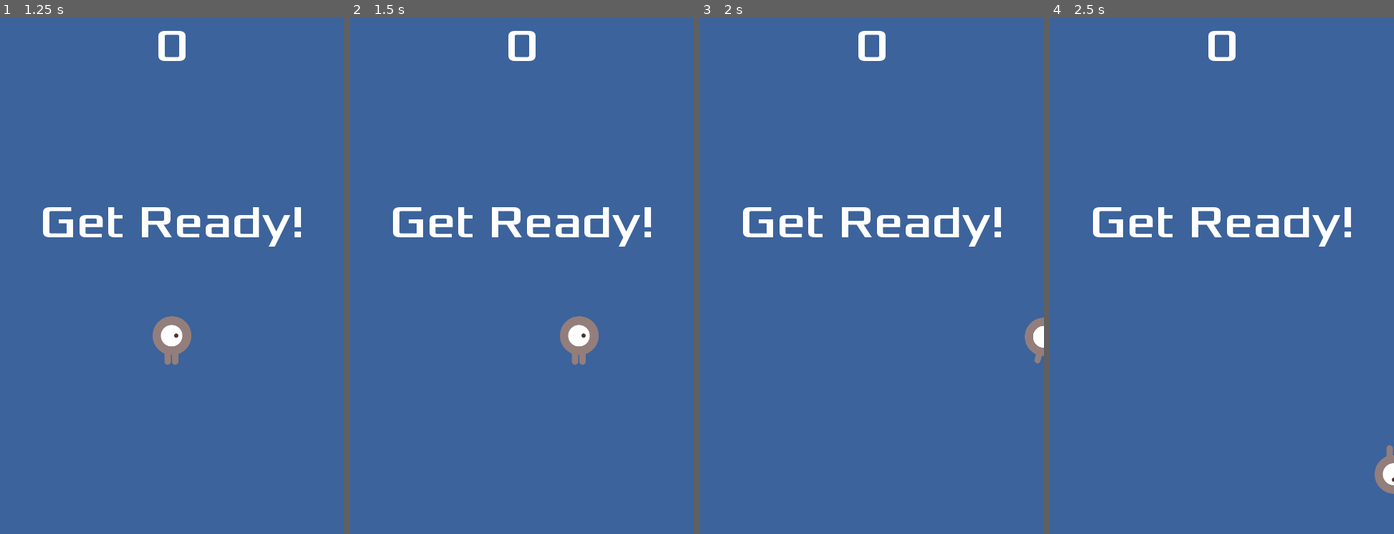
Above: before the commit, frames 1-4 (left to right).
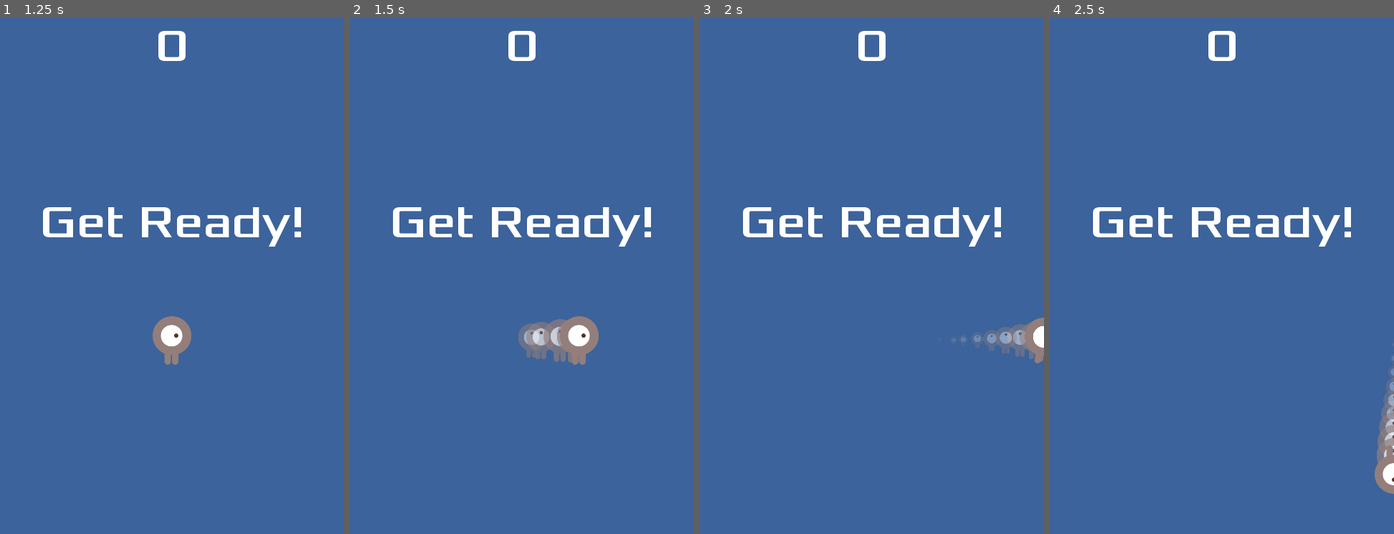
Above: after the commit, the same moments.

Repository: dsxragnarok/dodge
Game: Godot game, scene res://Main.tscn
Same seed, same stepped clock (60 frames per second), same inputs: the game is played once before the commit and once after it.
Inputs:
- Up to frame 1 (1.25 s): click "Start" at 0.5 s
- Up to frame 2 (1.5 s): tap Enter at 1.25 s; hold Right (ui_right) from 1.28 s (still down)
- Up to frame 3 (2 s): keep holding Right (ui_right)
- Up to frame 4 (2.5 s): release Right (ui_right) at 2.03 s; hold Down (ui_down) from 2.03 s (still down)

Frame 1 is identical in both runs. In frame 2, 0.8% of the frame differs, in the area x 48-67%, y 58-67%; in frame 3, 0.6%; in frame 4, 0.5%.

Commit message:
add trailing effect

Diff:
--- a/Player.gd
+++ b/Player.gd
@@ -26,8 +26,10 @@
 	if velocity.length() > 0:
 		velocity = velocity.normalized() * speed
 		$AnimatedSprite.play()
+		$Trail.emitting = true
 	else:
 		$AnimatedSprite.stop()
+		$Trail.emitting = false
 
 	position += velocity * delta
 	position.x = clamp(position.x, 0, screensize.x)
--- a/Player.tscn
+++ b/Player.tscn
@@ -26,7 +26,71 @@
 radius = 27.4121
 height = 13.758
 
-[node name="Player" type="Area2D"]
+[sub_resource type="Gradient" id=3]
+
+offsets = PoolRealArray( 0, 1 )
+colors = PoolColorArray( 1, 1, 1, 0.762431, 1, 1, 1, 0 )
+
+[sub_resource type="GradientTexture" id=4]
+
+flags = 4
+gradient = SubResource( 3 )
+width = 2048
+
+[sub_resource type="Curve" id=5]
+
+min_value = 0.0
+max_value = 1.0
+bake_resolution = 100
+_data = [ Vector2( 0.000191759, 0.457031 ), 0.0, 0.0, 0, 0, Vector2( 1, 0.0595703 ), 0.0, 0.0, 0, 0 ]
+
+[sub_resource type="CurveTexture" id=6]
+
+flags = 4
+width = 2048
+curve = SubResource( 5 )
+
+[sub_resource type="ParticlesMaterial" id=7]
+
+render_priority = 0
+trail_divisor = 1
+emission_shape = 0
+flag_align_y = false
+flag_rotate_y = false
+flag_disable_z = true
+spread = 45.0
+flatness = 0.0
+gravity = Vector3( 0, 0, 0 )
+initial_velocity = 1.0
+initial_velocity_random = 0.0
+angular_velocity = 0.0
+angular_velocity_random = 0.0
+orbit_velocity = 0.0
+orbit_velocity_random = 0.0
+linear_accel = 0.0
+linear_accel_random = 0.0
+radial_accel = 0.0
+radial_accel_random = 0.0
+tangential_accel = 0.0
+tangential_accel_random = 0.0
+damping = 0.0
+damping_random = 0.0
+angle = 0.0
+angle_random = 0.0
+scale = 1.0
+scale_random = 0.0
+scale_curve = SubResource( 6 )
+color_ramp = SubResource( 4 )
+hue_variation = 0.0
+hue_variation_random = 0.0
+anim_speed = 0.0
+anim_speed_random = 0.0
+anim_offset = 0.0
+anim_offset_random = 0.0
+anim_loop = false
+_sections_unfolded = [ "Color", "Gravity", "Scale" ]
+
+[node name="Player" type="Area2D" index="0"]
 
 input_pickable = true
 gravity_vec = Vector2( 0, 1 )
@@ -52,4 +116,27 @@
 
 shape = SubResource( 2 )
 
+[node name="Trail" type="Particles2D" parent="." index="2"]
+
+show_behind_parent = true
+emitting = true
+amount = 10
+lifetime = 1.0
+one_shot = false
+preprocess = 0.0
+speed_scale = 2.0
+explosiveness = 0.0
+randomness = 0.0
+fixed_fps = 0
+fract_delta = true
+visibility_rect = Rect2( -100, -100, 200, 200 )
+local_coords = false
+draw_order = 0
+process_material = SubResource( 7 )
+texture = ExtResource( 4 )
+normal_map = null
+h_frames = 1
+v_frames = 1
+_sections_unfolded = [ "Drawing", "Process Material", "Textures", "Time", "Visibility" ]
+
 [connection signal="body_entered" from="." to="." method="_on_Player_body_entered"]
Not shown: 1 places in Player.tscn that only renumber resources
